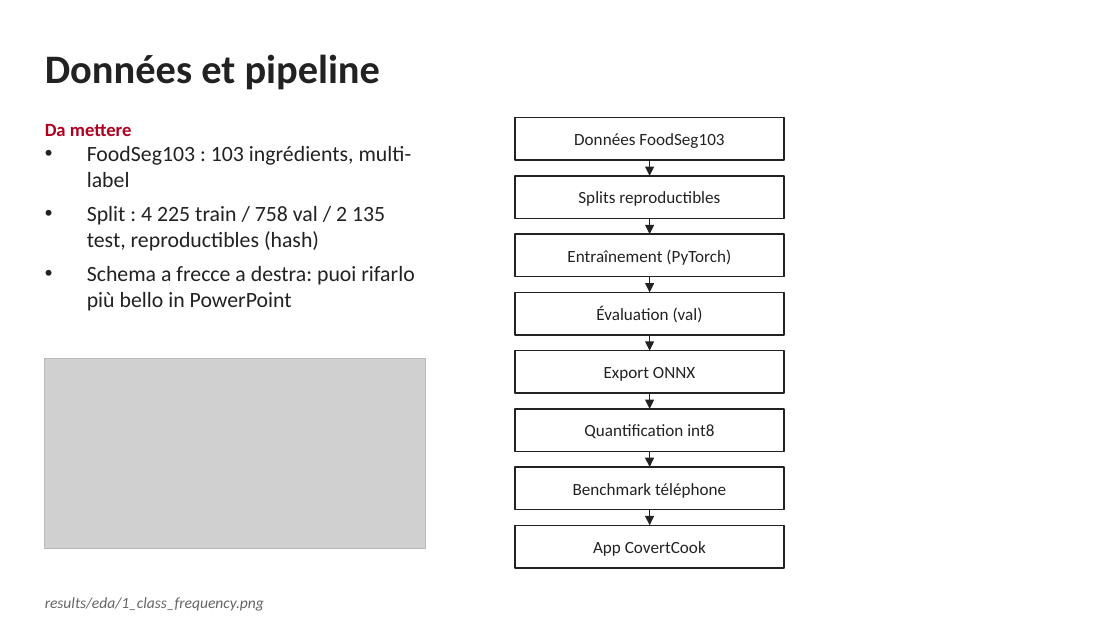
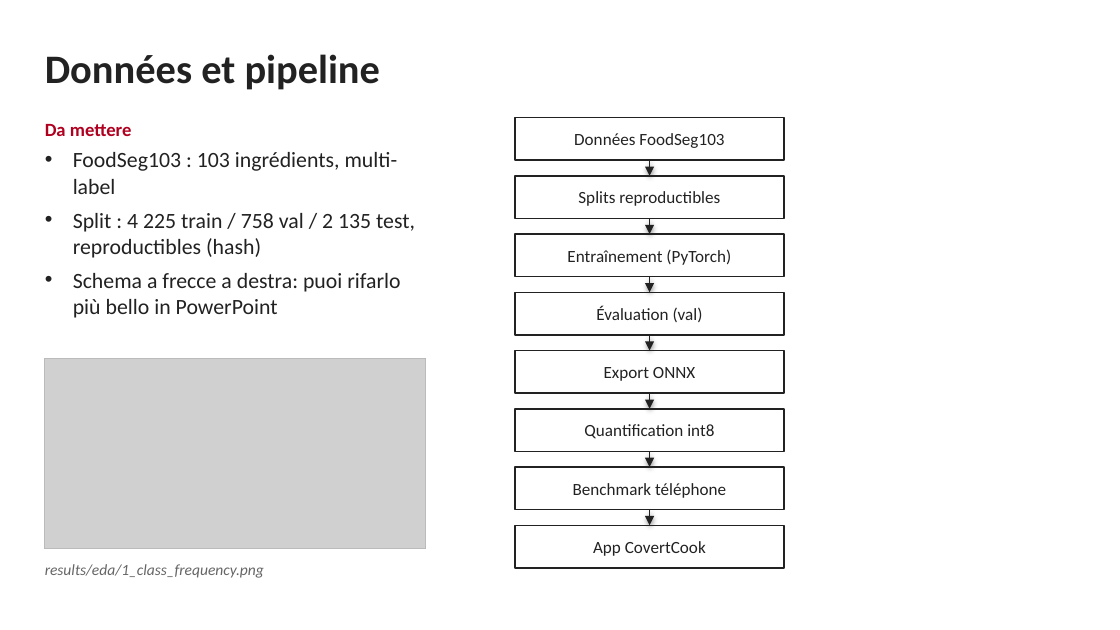
Before and after one commit to Simone-Me/food-recognition, a slide deck: slide 4 of docs/presentazione_mlops.pptx. Drawn at 1120x630 pixels with LibreOffice and Linux fonts; fonts in the diff are those of the drawing; grey boxes stand for pictures. Boxes give left, top, right and bottom in pixels: in the first picture for what was removed or moved away, otherwise in the second. Text is boxed around its words. In the diff, an @@ line names an element or a change of style, - is before the commit and + after.

```diff
--- a/docs/presentazione_mlops.pptx
+++ b/docs/presentazione_mlops.pptx
@@ text "Da mettere" at <box>45,124,415,318</box>: more space between paragraphs; indent changed @@
@@ fill #FFFFFF to none in 7 elements at <box>515,176,784,218</box>, <box>515,234,784,277</box>, <box>515,292,784,335</box>, <box>515,351,784,393</box>, <box>515,409,784,451</box>, <box>515,467,784,510</box>, <box>515,525,784,568</box> @@
@@ text "results/eda/1_class_frequency.png": place and size @@
-text "results/eda/1_class_frequency.png" at <box>45,597,264,611</box>
+text "results/eda/1_class_frequency.png" at <box>45,564,264,578</box>
@@ text "results/eda/1_class_frequency.png" at <box>45,564,264,578</box>: more space between paragraphs; vertical alignment middle to top @@
```
Also in this commit, not shown: 16 other slides changed, 1 other file.
